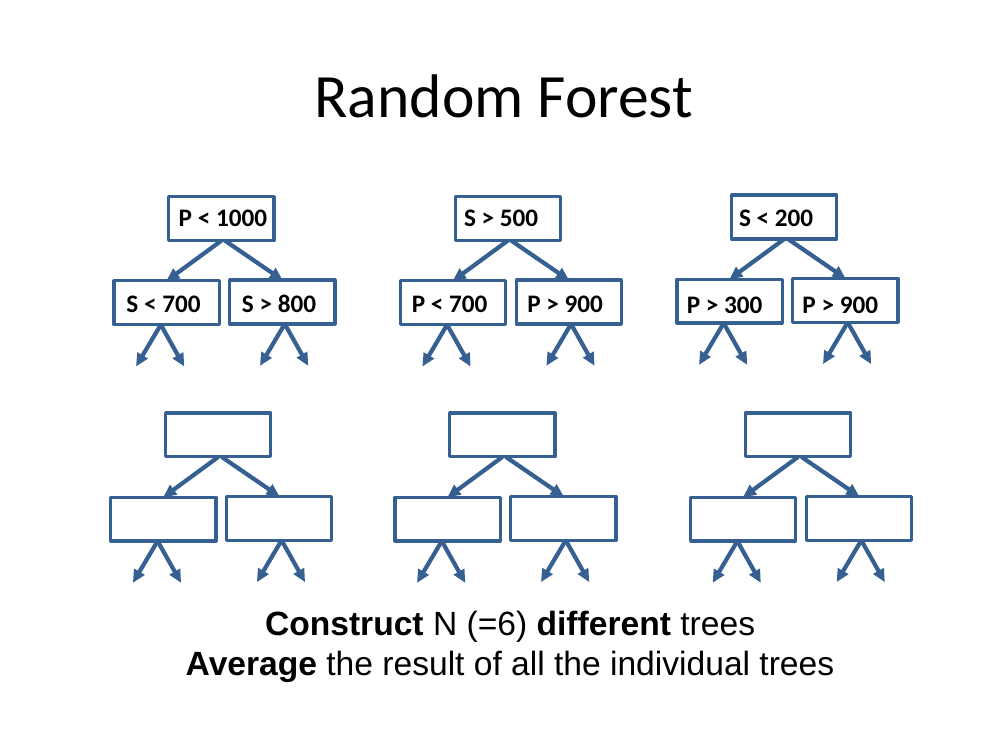
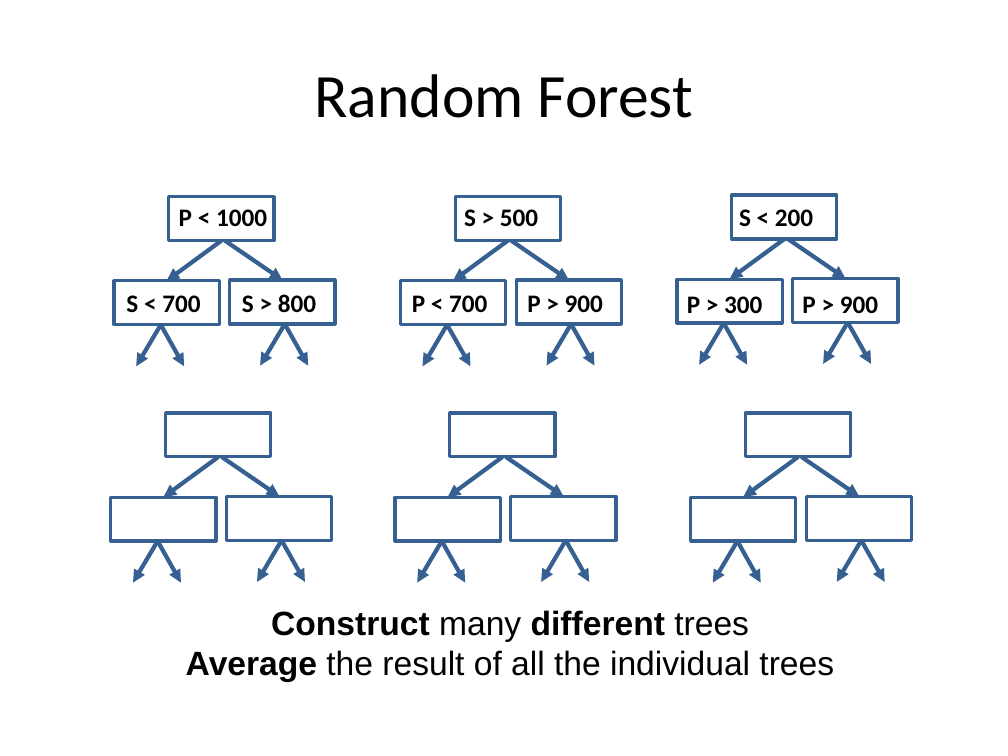
Before and after one commit to aloksharma1993/techfest-ml-tutorial, a slide deck: slide 22 of Techfest_ML.pptx (slide 21 before the commit). Drawn at 1008x756 pixels with LibreOffice and Linux fonts; fonts in the diff are those of the drawing. Boxes give left, top, right and bottom in pixels: in the first picture for what was removed or moved away, otherwise in the second. Text is boxed around its words. In the diff, an @@ line names an element or a change of style, - is before the commit and + after.

```diff
--- a/Techfest_ML.pptx
+++ b/Techfest_ML.pptx
@@ text at <box>271,610,749,642</box>: text changed @@
-Construct N (=6) different trees
+Construct many different trees
```
Also in this commit, not shown: 6 other slides changed, 1 slide added.
